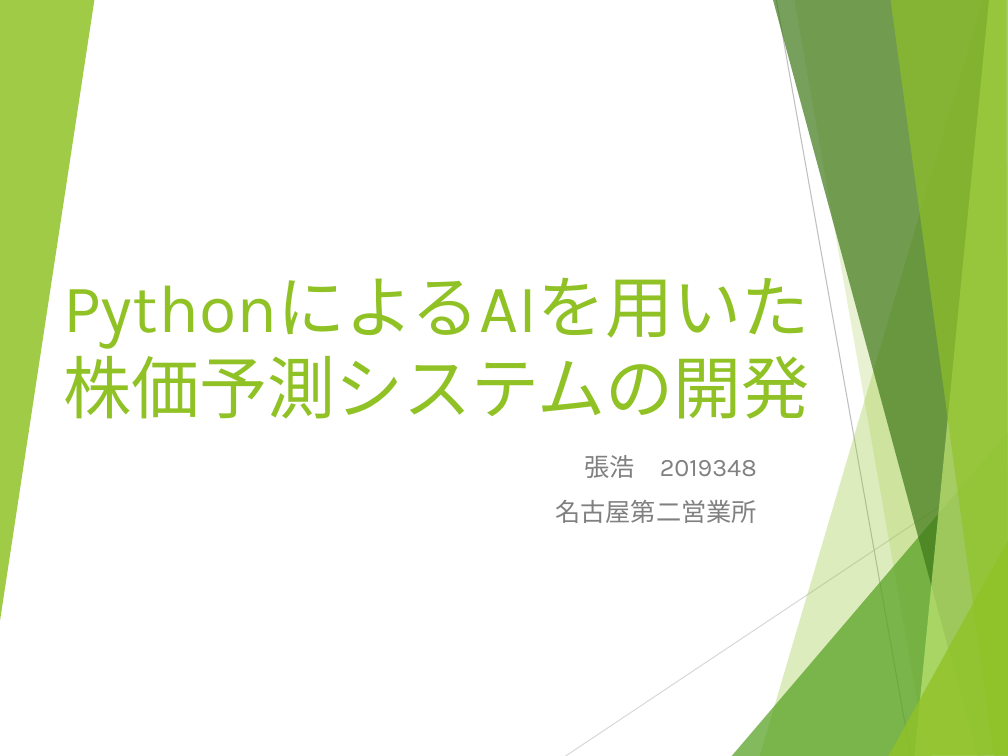
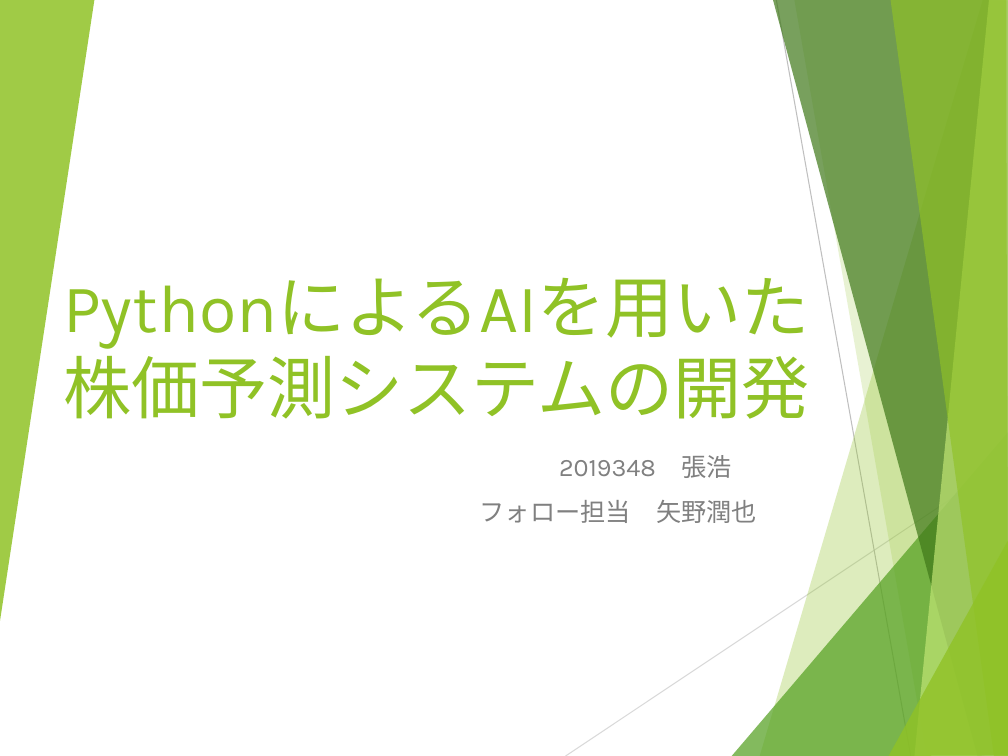
Before and after one commit to breeze934/N1, a slide deck: slide 1 of Pythonによるを用いた株価予測システムの開発_張浩.pptx. Drawn at 1008x756 pixels with LibreOffice and Linux fonts; fonts in the diff are those of the drawing. Boxes give left, top, right and bottom in pixels: in the first picture for what was removed or moved away, otherwise in the second. Text is boxed around its words. In the diff, an @@ line names an element or a change of style, - is before the commit and + after.

```diff
--- a/Pythonによるを用いた株価予測システムの開発_張浩.pptx
+++ b/Pythonによるを用いた株価予測システムの開発_張浩.pptx
@@ subtitle at box(480, 460, 757, 523): text changed @@
-張浩 2019348
-名古屋第二営業所
+2019348 張浩
+フォロー担当 矢野潤也
```
Also in this commit, not shown: 5 other slides changed, 4 slides added, 4 slides removed.
